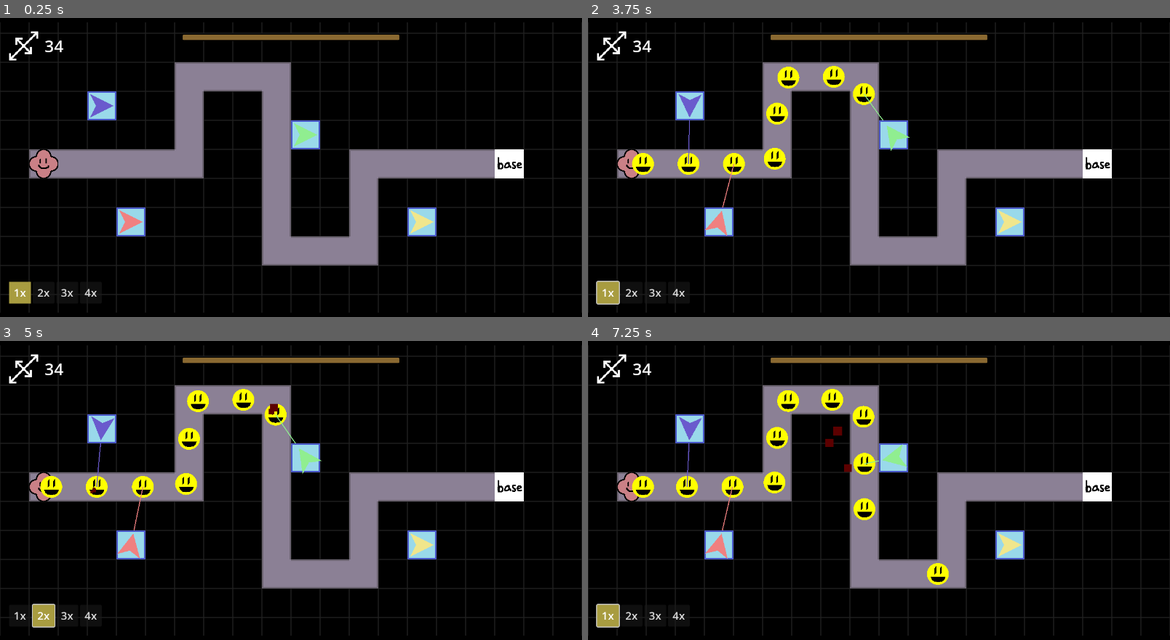
Above: before the commit, frames 1-4 (two rows, left to right).
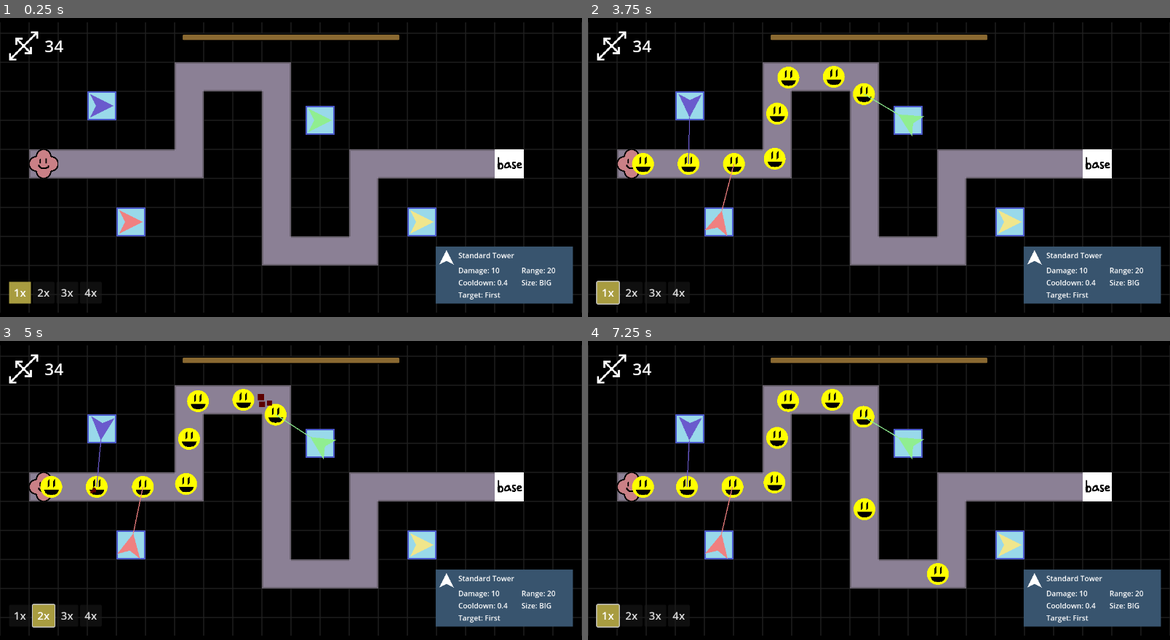
Above: after the commit, the same moments.

Repository: ladybunne/gmtk-game-jam-2024
Game: Godot game, scene res://MainScene.tscn
Two runs of this game, one before a commit and one after it. Both use one fixed random seed, a clock stepped at 60 frames per second and the inputs below.
Inputs:
- Up to frame 1 (0.25 s): no input
- Up to frame 2 (3.75 s): click "2x" at 0.5 s; click "1x" at 1.25 s; click "3x" at 2 s; click "4x" at 2.75 s; click "1x" at 3.5 s
- Up to frame 3 (5 s): click "2x" at 4.25 s
- Up to frame 4 (7.25 s): click "3x" at 5 s; click "4x" at 5.75 s; click "1x" at 6.5 s

The runs differ from the first frame. In frame 1, 5.3% of the frame differs, in the area x 50-99%, y 29-96%; in frame 2, 5.4%; in frame 3, 5.5%; in frame 4, 5.7%, in the area x 17-99%, y 25-96%.

Commit message:
Fix tower line z index stuff, add TowerInfoUI

Diff:
--- a/GameThings/Tower.gd
+++ b/GameThings/Tower.gd
@@ -39,15 +39,11 @@
 	shot_timer.timeout.connect(shoot)
 	shot_timer.start()
 
-
-
-
 func _process(delta: float) -> void:
 	GetEnemiesInRange()
 	retarget()
 	if target != null:
 		sprite.look_at(target.position)
-		queue_redraw()
 		#shooting mechanics and rules
 		if shooting_volley:
 			#shoot the next bullet in the volley when the timer goes off
@@ -59,10 +55,8 @@
 		if buffer_shot && !shooting_volley:
 			shoot()
 			buffer_shot = false
+	queue_redraw()
 	retarget()
-
-
-
 
 func _draw() -> void:
 	if target != null:
--- a/GameThings/Tower.tscn
+++ b/GameThings/Tower.tscn
@@ -41,6 +41,7 @@
 shader_parameter/speed = 12.0
 
 [node name="Tower" type="Node2D" node_paths=PackedStringArray("rangeHitboxes") groups=["Tower"]]
+z_index = 1
 script = ExtResource("1_k4d5n")
 tower_data = ExtResource("2_8p3ue")
 rangeHitboxes = [NodePath("Area2D"), NodePath("Area2D2"), NodePath("Area2D3"), NodePath("Area2D4"), NodePath("Area2D5")]
@@ -86,6 +87,7 @@
 
 [node name="BaseSprite" type="NinePatchRect" parent="."]
 unique_name_in_owner = true
+z_as_relative = false
 texture_filter = 1
 offset_left = -32.0
 offset_top = -32.0
--- a/Scenes/TestLevel.tscn
+++ b/Scenes/TestLevel.tscn
@@ -67,7 +67,7 @@
 targeting_mode = 1
 
 [node name="CloseTower" parent="." instance=ExtResource("4_cgdvt")]
-position = Vector2(672, 288)
+position = Vector2(704, 256)
 tower_data = SubResource("Resource_bn7qd")
 targeting_mode = 2
 
--- /dev/null
+++ b/Scenes/UI/TowerInfoUI.gd
@@ -0,0 +1,30 @@
+# Inspired by Fire Emblem / Advance Wars!
+extends CanvasLayer
+
+@onready var margin_container: MarginContainer = %MarginContainer
+
+# Don't use TOP_LEFT or BOTTOM_LEFT, there's other stuff there.
+enum AnchorPosition { TOP_LEFT, TOP_RIGHT, BOTTOM_LEFT, BOTTOM_RIGHT }
+
+@export var anchor_position: AnchorPosition = AnchorPosition.BOTTOM_LEFT :
+	set(p_anchor_position):
+		anchor_position = p_anchor_position
+		if margin_container != null:
+			reposition()
+
+func reposition():
+	print("asdf")
+	match anchor_position:
+		AnchorPosition.TOP_LEFT:
+			margin_container.set_anchors_and_offsets_preset(Control.PRESET_TOP_LEFT)
+		AnchorPosition.TOP_RIGHT:
+			margin_container.set_anchors_and_offsets_preset(Control.PRESET_TOP_RIGHT)
+		AnchorPosition.BOTTOM_LEFT:
+			margin_container.set_anchors_and_offsets_preset(Control.PRESET_BOTTOM_LEFT)
+		AnchorPosition.BOTTOM_RIGHT:
+			margin_container.set_anchors_and_offsets_preset(Control.PRESET_BOTTOM_RIGHT)
+
+# For testing.
+#func _input(event: InputEvent) -> void:
+	#if event is InputEventMouseButton and event.pressed:
+		#anchor_position = AnchorPosition.values()[(anchor_position + 1) % 4]
--- /dev/null
+++ b/Scenes/UI/TowerInfoUI.tscn
@@ -0,0 +1,108 @@
+[gd_scene load_steps=3 format=3 uid="uid://b8ys2f4fydw5s"]
+
+[ext_resource type="Script" path="res://Scenes/UI/TowerInfoUI.gd" id="1_x5i6n"]
+
+[sub_resource type="StyleBoxFlat" id="StyleBoxFlat_mly06"]
+bg_color = Color(0.2193, 0.328162, 0.43, 1)
+
+[node name="TowerInfoUI" type="CanvasLayer"]
+script = ExtResource("1_x5i6n")
+anchor_position = 3
+
+[node name="MarginContainer" type="MarginContainer" parent="."]
+unique_name_in_owner = true
+anchors_preset = 3
+anchor_left = 1.0
+anchor_top = 1.0
+anchor_right = 1.0
+anchor_bottom = 1.0
+offset_left = -40.0
+offset_top = -40.0
+grow_horizontal = 0
+grow_vertical = 0
+theme_override_constants/margin_left = 20
+theme_override_constants/margin_top = 20
+theme_override_constants/margin_right = 20
+theme_override_constants/margin_bottom = 20
+
+[node name="PanelContainer" type="PanelContainer" parent="MarginContainer"]
+layout_mode = 2
+theme_override_styles/panel = SubResource("StyleBoxFlat_mly06")
+
+[node name="MarginContainer" type="MarginContainer" parent="MarginContainer/PanelContainer"]
+layout_mode = 2
+theme_override_constants/margin_left = 8
+theme_override_constants/margin_top = 8
+theme_override_constants/margin_right = 8
+theme_override_constants/margin_bottom = 8
+
+[node name="HBoxContainer" type="HBoxContainer" parent="MarginContainer/PanelContainer/MarginContainer"]
+layout_mode = 2
+theme_override_constants/separation = 10
+
+[node name="Control" type="Control" parent="MarginContainer/PanelContainer/MarginContainer/HBoxContainer"]
+custom_minimum_size = Vector2(32, 32)
+layout_mode = 2
+
+[node name="Polygon2D" type="Polygon2D" parent="MarginContainer/PanelContainer/MarginContainer/HBoxContainer/Control"]
+position = Vector2(16, 16)
+rotation = 4.71239
+scale = Vector2(0.5, 0.5)
+polygon = PackedVector2Array(32, 0, -32, 32, -16, 0, -32, -32)
+
+[node name="VBoxContainer" type="VBoxContainer" parent="MarginContainer/PanelContainer/MarginContainer/HBoxContainer"]
+layout_mode = 2
+theme_override_constants/separation = 10
+
+[node name="RichTextLabel" type="RichTextLabel" parent="MarginContainer/PanelContainer/MarginContainer/HBoxContainer/VBoxContainer"]
+layout_mode = 2
+text = "Standard Tower"
+fit_content = true
+scroll_active = false
+autowrap_mode = 0
+
+[node name="GridContainer" type="GridContainer" parent="MarginContainer/PanelContainer/MarginContainer/HBoxContainer/VBoxContainer"]
+layout_mode = 2
+theme_override_constants/h_separation = 30
+columns = 3
+
+[node name="RichTextLabel" type="RichTextLabel" parent="MarginContainer/PanelContainer/MarginContainer/HBoxContainer/VBoxContainer/GridContainer"]
+layout_mode = 2
+bbcode_enabled = true
+text = "Damage: 10"
+fit_content = true
+autowrap_mode = 0
+
+[node name="RichTextLabel2" type="RichTextLabel" parent="MarginContainer/PanelContainer/MarginContainer/HBoxContainer/VBoxContainer/GridContainer"]
+layout_mode = 2
+bbcode_enabled = true
+text = "Range: 20"
+fit_content = true
+autowrap_mode = 0
+
+[node name="Control" type="Control" parent="MarginContainer/PanelContainer/MarginContainer/HBoxContainer/VBoxContainer/GridContainer"]
+layout_mode = 2
+
+[node name="RichTextLabel3" type="RichTextLabel" parent="MarginContainer/PanelContainer/MarginContainer/HBoxContainer/VBoxContainer/GridContainer"]
+layout_mode = 2
+bbcode_enabled = true
+text = "Cooldown: 0.4"
+fit_content = true
+autowrap_mode = 0
+
+[node name="RichTextLabel4" type="RichTextLabel" parent="MarginContainer/PanelContainer/MarginContainer/HBoxContainer/VBoxContainer/GridContainer"]
+layout_mode = 2
+bbcode_enabled = true
+text = "Size: BIG"
+fit_content = true
+autowrap_mode = 0
+
+[node name="Control2" type="Control" parent="MarginContainer/PanelContainer/MarginContainer/HBoxContainer/VBoxContainer/GridContainer"]
+layout_mode = 2
+
+[node name="RichTextLabel5" type="RichTextLabel" parent="MarginContainer/PanelContainer/MarginContainer/HBoxContainer/VBoxContainer/GridContainer"]
+layout_mode = 2
+bbcode_enabled = true
+text = "Target: First"
+fit_content = true
+autowrap_mode = 0
--- a/Scenes/UI/UI.tscn
+++ b/Scenes/UI/UI.tscn
@@ -1,12 +1,13 @@
-[gd_scene load_steps=8 format=3 uid="uid://c7f6l47krk6xs"]
+[gd_scene load_steps=9 format=3 uid="uid://c7f6l47krk6xs"]
 
 [ext_resource type="Texture2D" uid="uid://bowofkro0eiv4" path="res://Assets/Sprites/barUnder.png" id="1_yl4kl"]
 [ext_resource type="Texture2D" uid="uid://cehcu8y4e3uyn" path="res://Assets/Sprites/barOver.png" id="2_u31s5"]
 [ext_resource type="Texture2D" uid="uid://cibwiiomnilr2" path="res://Assets/Sprites/barProgress.png" id="3_8mi7g"]
 [ext_resource type="Texture2D" uid="uid://b87ge5byu3q03" path="res://Assets/Sprites/barProgress2.png" id="4_2nsox"]
 [ext_resource type="Script" path="res://Scenes/UI/ResourceBar.gd" id="4_4iij1"]
-[ext_resource type="PackedScene" uid="uid://dxr8eyrr3byde" path="res://Scenes/UI/SpeedControlUI.tscn" id="6_4y3xo"]
-[ext_resource type="PackedScene" path="res://Scenes/UI/BigcraftUI.tscn" id="7_cqopu"]
+[ext_resource type="PackedScene" uid="uid://crl1o75ydnsjk" path="res://Scenes/UI/SpeedControlUI.tscn" id="6_4y3xo"]
+[ext_resource type="PackedScene" uid="uid://bth0h4rsnem14" path="res://Scenes/UI/BigcraftUI.tscn" id="7_cqopu"]
+[ext_resource type="PackedScene" uid="uid://b8ys2f4fydw5s" path="res://Scenes/UI/TowerInfoUI.tscn" id="8_j376u"]
 
 [node name="UI" type="Node"]
 
@@ -86,3 +87,5 @@
 [node name="SpeedControlUI" parent="." instance=ExtResource("6_4y3xo")]
 
 [node name="BigcraftUI" parent="." instance=ExtResource("7_cqopu")]
+
+[node name="TowerInfoUI" parent="." instance=ExtResource("8_j376u")]
